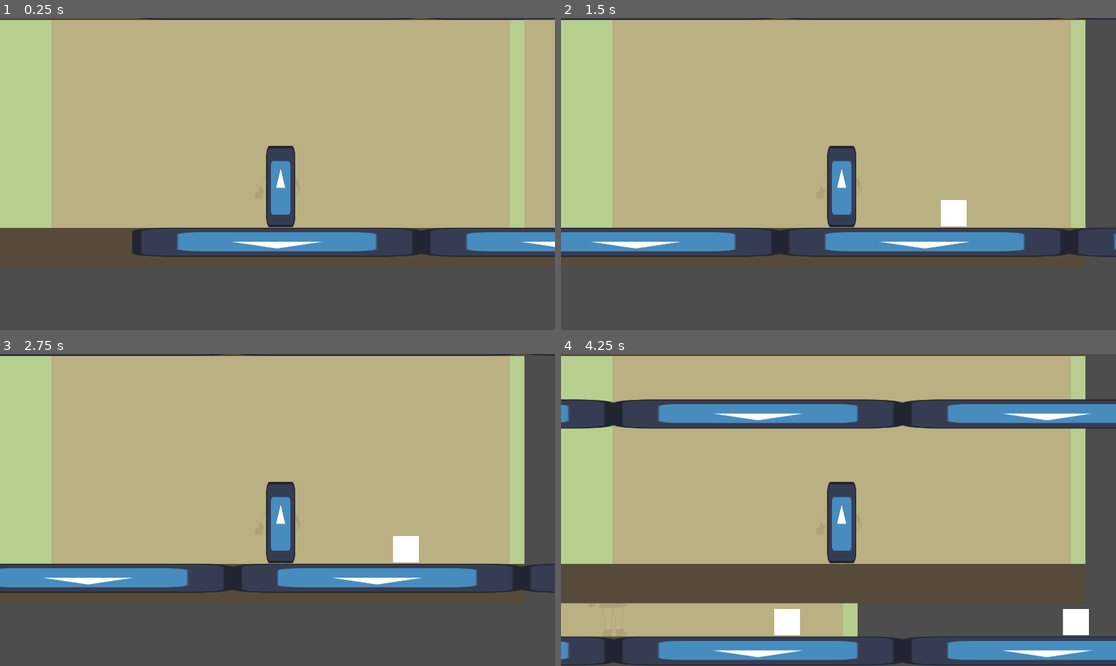
Above: before the commit, frames 1-4 (two rows, left to right).
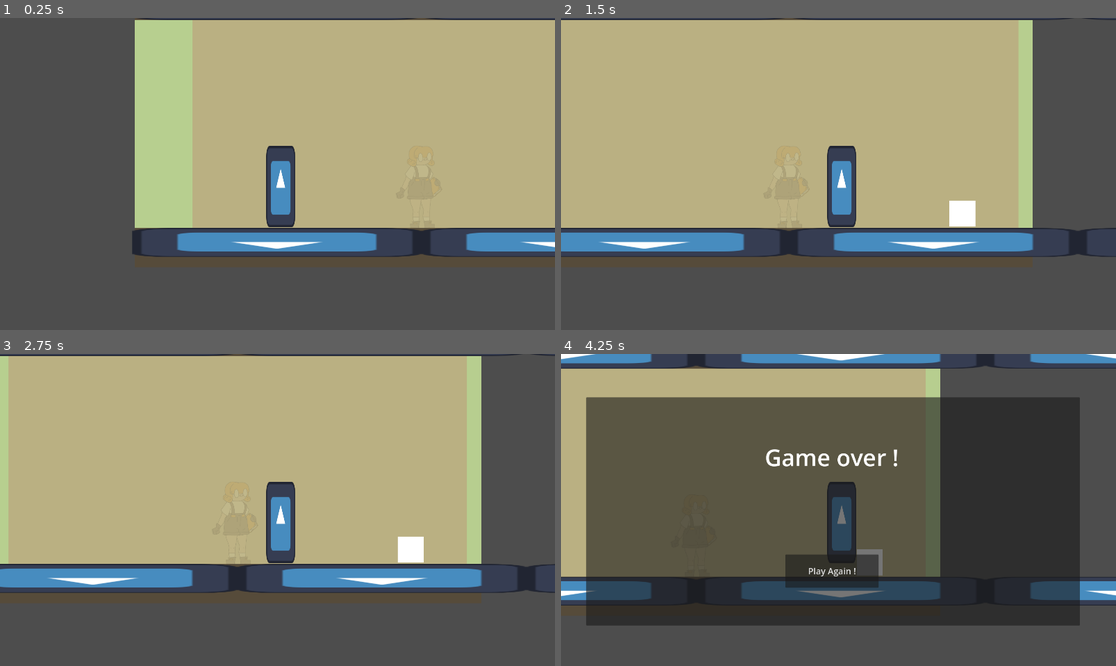
Above: after the commit, the same moments.

Repository: paria12/game-jam
Game: Godot game, scene res://main_scene.tscn
Two runs of this game, one before a commit and one after it. Both use one fixed random seed, a clock stepped at 60 frames per second and the inputs below. The engine's default icon, where the game draws it, is replaced by a stand-in: a white triangle on a blue panel in a dark square.
Inputs:
- Up to frame 1 (0.25 s): no input
- Up to frame 2 (1.5 s): tap Enter at 0.5 s; hold Shift (run) 0.53-1.28 s; hold D (move_right) from 0.53 s (still down); tap S (crouch) at 0.6 s; tap Space (jump) at 0.77, 1.07 s; tap Shift (run) at 1.35 s
- Up to frame 3 (2.75 s): tap Space (jump) at 1.52, 1.55, 1.82 s; release D (move_right) at 2.03 s; hold Left (move_left) from 2.03 s (still down); hold Space (jump) from 2.03 s (still down); tap S (crouch) at 2.3 s
- Up to frame 4 (4.25 s): release Left (move_left) at 2.78 s; release Space (jump) at 2.78 s; hold D (move_right) from 2.78 s (still down); tap S (crouch) at 2.85 s; tap Space (jump) at 3.02, 3.32, 3.77, 3.8, 4.07 s; tap Shift (run) at 3.05 s; hold Shift (run) from 3.53 s (still down)

The runs differ from the first frame. In frame 1, 26% of the frame differs, in the area x 0-100%, y 0-77%; in frame 2, 16%; in frame 3, 14%; in frame 4, 83%, in the area x 0-100%, y 0-100%.

Commit message:
adding crouch features for player

Diff:
--- a/game-jam/player.gd
+++ b/game-jam/player.gd
@@ -1,28 +1,44 @@
 extends CharacterBody2D
 
-@export var speed = 400
+@export var based_speed = 400
 @export var gravity  = 40
 @export var jump = 750
 @export var running_coef = 2.0
 @export var long_jump_duration = 0.25
 @export var cayote_time:float = 0.5
 
+@onready var animation = $Sprite2D
+@onready var standing = $Standing
+@onready var crouching = $Crouching
+
+var speed = based_speed
+var normal_scale = 0.0;
+var divided_scale = 0;
+var normal_position = 0
+var divided_position = 0
 var ground_timer: float = 0.0
 var jump_timer:float = 0.0
 var jump_velocity:float = 0.0
 var death_position = Vector2(0.0, 500.0)
+var is_crouching = false
+
+func _ready() -> void:
+	crouching.hide();
+	standing.show();
+	normal_scale = animation.scale;
+	divided_scale = normal_scale / 2;
+	normal_position = animation.position
+	divided_position = animation.position / 2
 
 func _physics_process(delta: float) -> void:
 	# faire un input buffer
-
 	if(self.position.y >= death_position.y):
-		#$Sprite2D.queue_free()
-		get_node("../GameOver").game_over()
-
+		die();
 	# cas dans lequel on utilise la position accroupi
 	var horizontal_direction = Input.get_axis("move_left","move_right")
 
 	if (Input.is_action_just_pressed("jump")):
+		stand()
 		jump_velocity = - jump - abs(horizontal_direction / 3)
 		ground_timer = cayote_time
 
@@ -44,10 +60,36 @@
 		ground_timer += delta
 		if (Input.is_action_just_pressed("crouch")):
 			velocity.y += gravity * 11
-
-	if (!Input.is_action_pressed("run")):
+	else:
+		# regarder sur youtube comment réaliser l'accroupissement
+		# regarder comment éviter qu'il reste accroupit lors du saut
+		if(Input.is_action_just_pressed("crouch")):
+			crouch()
+		elif (Input.is_action_just_released("crouch")):
+			stand()
+	if (!Input.is_action_just_pressed("crouch")):
+		if (!Input.is_action_pressed("run")):
+			velocity.x = (velocity.x +(speed * horizontal_direction)) / 2
+		else :
+			velocity.x = (velocity.x +(speed * horizontal_direction * running_coef)) / 2
+	else :
 		velocity.x = (velocity.x +(speed * horizontal_direction)) / 2
-	else :
-		velocity.x = (velocity.x +(speed * horizontal_direction * running_coef)) / 2
 
 	move_and_slide()
+
+func die():
+	get_node("../GameOver").game_over()
+
+func crouch():
+	speed = based_speed / 2
+	standing.hide();
+	animation.scale = divided_scale;
+	animation.position = divided_position
+	crouching.show()
+
+func stand():
+	speed = based_speed
+	crouching.hide();
+	animation.scale = normal_scale;
+	animation.position = normal_position
+	standing.show();
--- a/game-jam/player.tscn
+++ b/game-jam/player.tscn
@@ -1,15 +1,21 @@
-[gd_scene load_steps=5 format=3 uid="uid://cely711l01bmm"]
+[gd_scene load_steps=6 format=3 uid="uid://cely711l01bmm"]
 
 [ext_resource type="Texture2D" uid="uid://2vuuoj0h5trs" path="res://icon.svg" id="1_4flbx"]
 [ext_resource type="Script" uid="uid://cioca66e5eyev" path="res://player.gd" id="1_onrkg"]
 [ext_resource type="Texture2D" uid="uid://bv6p2widvftts" path="res://calque.png" id="3_i3pqv"]
 
 [sub_resource type="CapsuleShape2D" id="CapsuleShape2D_hqtel"]
-radius = 51.0
+radius = 52.0
 height = 290.0
+
+[sub_resource type="CapsuleShape2D" id="CapsuleShape2D_i3pqv"]
+radius = 49.0
+height = 144.0
 
 [node name="Player" type="CharacterBody2D"]
 position = Vector2(2, -4)
+collision_layer = 2
+collision_mask = 9
 script = ExtResource("1_onrkg")
 
 [node name="Sprite2D" type="Sprite2D" parent="."]
@@ -17,14 +23,19 @@
 scale = Vector2(0.78125, 2.21094)
 texture = ExtResource("1_4flbx")
 
-[node name="CollisionShape2D" type="CollisionShape2D" parent="."]
-position = Vector2(10, -140)
+[node name="Standing" type="CollisionShape2D" parent="."]
+position = Vector2(10, -139)
 shape = SubResource("CapsuleShape2D_hqtel")
 
 [node name="Camera2D" type="Camera2D" parent="."]
 position = Vector2(0, -181)
 
 [node name="Calque" type="Sprite2D" parent="."]
+visible = false
 show_behind_parent = true
 position = Vector2(-64, -354)
 texture = ExtResource("3_i3pqv")
+
+[node name="Crouching" type="CollisionShape2D" parent="."]
+position = Vector2(11, -70)
+shape = SubResource("CapsuleShape2D_i3pqv")
